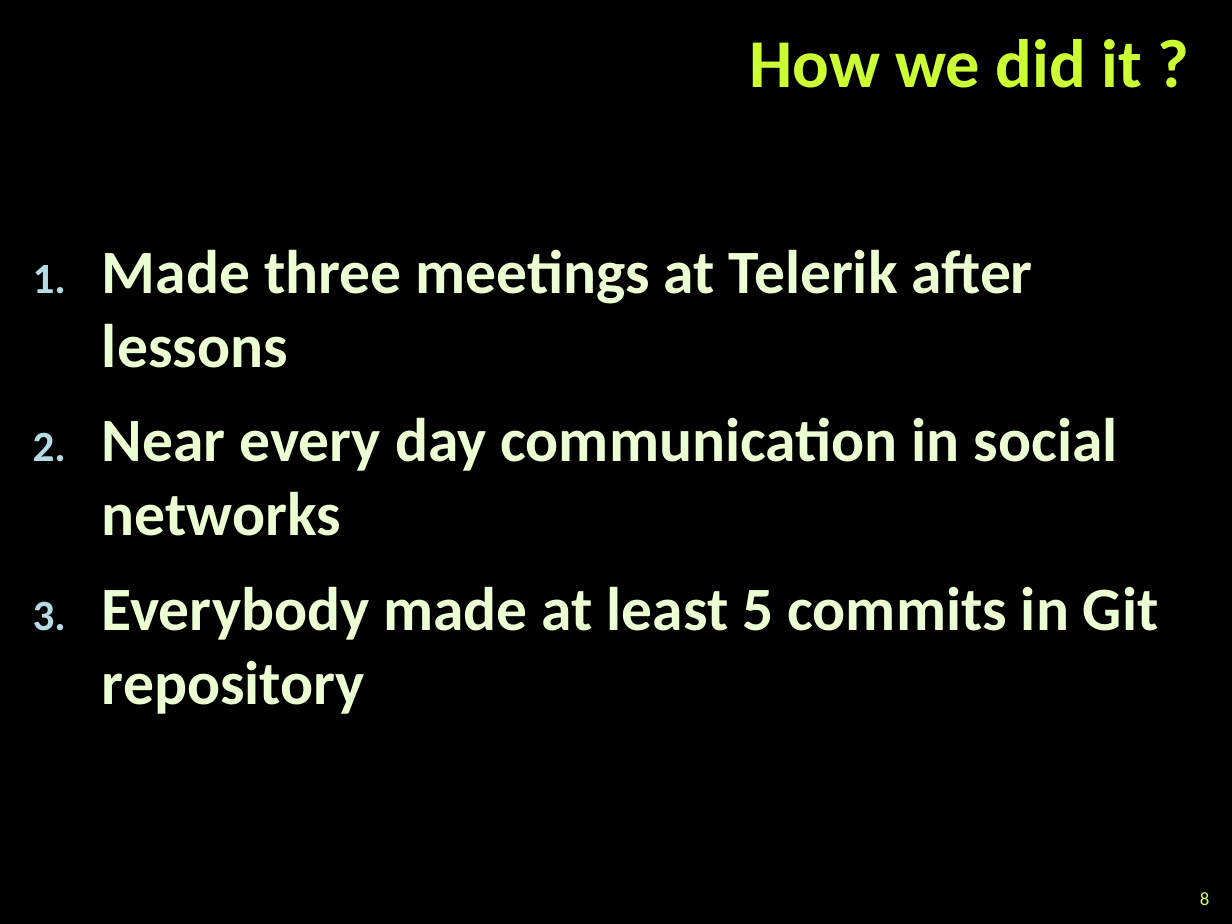
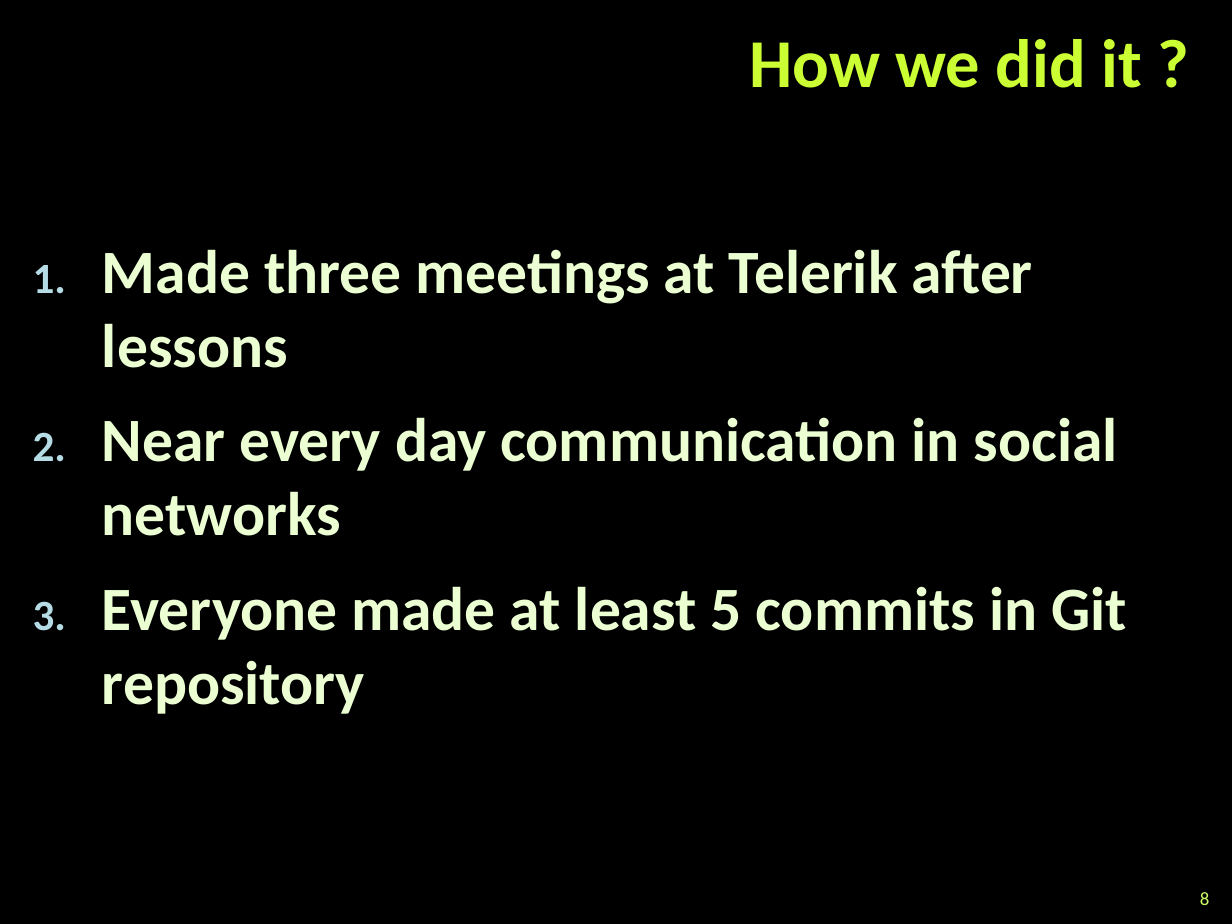
Before and after one commit to HighQualityCode-TeamErbium/HighQualityCode-TeamErbium, a slide deck: slide 8 of Team Erbium Presentation.pptx. Drawn at 1232x924 pixels with LibreOffice and Linux fonts; fonts in the diff are those of the drawing; background and template pictures are left out. Boxes give left, top, right and bottom in pixels: in the first picture for what was removed or moved away, otherwise in the second. Text is boxed around its words. In the diff, an @@ line names an element or a change of style, - is before the commit and + after.

```diff
--- a/Team Erbium Presentation.pptx
+++ b/Team Erbium Presentation.pptx
@@ text at <box>102,586,1127,714</box>: text changed @@
-3. Everybody made at least 5 commits in Git repository
+3. Everyone made at least 5 commits in Git repository
```
Also in this commit, not shown: 4 other slides changed, 2 other files.
